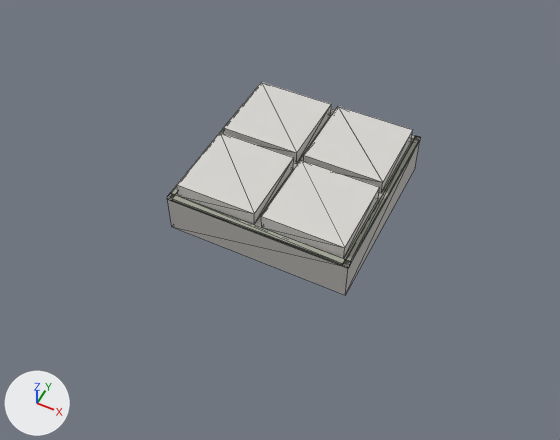
The glTF model assets/Blocks/glTF/Block_Road_Paved.glb as it was, and as the next commit left it.
Both versions are drawn from a camera (50 mm lens) standing at (1.23, -2.68, 2.99) and looking at (-0.01, -0.2, -0.11). The lights are fixed; the arrows at lower left show +X, +Y and +Z. The picture after the commit comes second. Mesh edges are drawn as thin lines. Where no turn or scale is listed for an object, it has been applied to the vertices. Vertices at exactly the same position are counted once.

Objects in the first picture: 'geometry_0'.
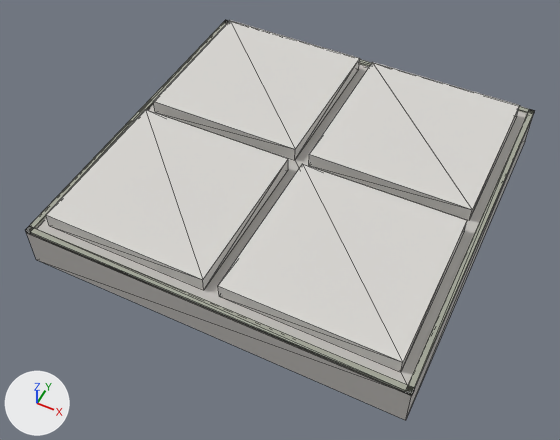
What the commit changed:
me_geometry_0 is used by ob_geometry_0; location (0.0, 0.0, 0.0).
me_geometry_0 had 64 vertices, 108 faces and spanned x -0.5..0.5, y -0.5..0.5, z -0.11..0.19.
me_geometry_0 now has 64 vertices, 108 faces and spans x -1.0..1.0, y -1.0..1.0, z -0.11..0.19.
me_geometry_0 part 1: the loose piece of 8 vertices spanning x -0.5..0.5, y -0.5..0.5, z -0.11..0.11 is scaled about its middle by (2, 2, 1).
me_geometry_0 part 2: the loose piece of 8 vertices spanning x -0.46..-0.02, y 0.02..0.46, z 0.11..0.19 is scaled about the mesh origin by (2, 2, 1).
me_geometry_0 part 3: the loose piece of 8 vertices spanning x -0.46..-0.02, y -0.46..-0.02, z 0.11..0.19 is scaled about the mesh origin by (2, 2, 1).
me_geometry_0 part 4: the loose piece of 8 vertices spanning x 0.02..0.46, y 0.02..0.46, z 0.11..0.19 is scaled about the mesh origin by (2, 2, 1).
me_geometry_0 part 5: the loose piece of 8 vertices spanning x 0.02..0.46, y -0.46..-0.02, z 0.11..0.19 is scaled about the mesh origin by (2, 2, 1).
me_geometry_0 part 6: 6 of the vertices in x -0.5..-0.47, y 0.47..0.5, z 0.101..0.121 are moved by (-0.5, 0.5, 0.0).
me_geometry_0 part 7: 6 of the vertices in x 0.47..0.5, y -0.5..-0.47, z 0.101..0.121 are moved by (0.5, -0.5, 0.0).
me_geometry_0 part 8: 6 of the vertices in x 0.47..0.5, y 0.47..0.5, z 0.101..0.121 are moved by (0.5, 0.5, 0.0).
Other edits to the shape of me_geometry_0 do not show in these pictures.

Pixel boxes [x1, y1, x2, y2] of what changed, in the pictures (560 x 440 px; the box of a moved part takes in the faces that stretch with it):
'geometry_0', reshaped (100% wider, 87% taller): before [167, 82, 421, 295]; after [26, 20, 534, 420]
part 1 of me_geometry_0, moved or reshaped: before [168, 114, 420, 295]; after [27, 64, 533, 420]
part 2 of me_geometry_0, moved or reshaped: before [224, 82, 331, 164]; after [153, 20, 360, 160]
part 3 of me_geometry_0, moved or reshaped: before [177, 132, 294, 224]; after [46, 109, 288, 290]
part 4 of me_geometry_0, moved or reshaped: before [304, 106, 413, 193]; after [309, 62, 520, 220]
part 5 of me_geometry_0, moved or reshaped: before [261, 160, 380, 258]; after [218, 164, 467, 372]
part 6 of me_geometry_0, moved or reshaped: before [171, 128, 224, 195]; after [30, 21, 229, 228]
part 7 of me_geometry_0, moved or reshaped: before [167, 193, 351, 268]; after [26, 226, 414, 395]
part 8 of me_geometry_0, moved or reshaped: before [331, 109, 421, 267]; after [224, 20, 534, 389]
